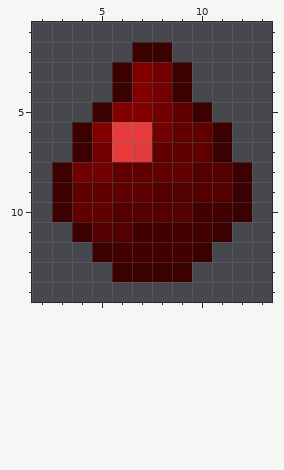
Pixel-art sprite, stored at pack.png. Above: the version before the commit.
The file is 16x16 pixels. Pixels under 10% opacity are left out. Colours within 5 levels of each other are drawn and written as one. Shown: x 2..13, y 1..14.
Once edited:
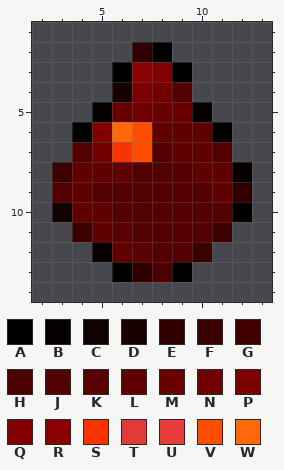
Palette (. is transparent): A #010100  B #070000  C #110101  D #1a0101  E #300000  F #3b0000  G #420000  H #4d0000  J #540000  K #5a0203  L #610000  M #670201  N #730000  P #7a0100  Q #820000  R #890100  S #f93400  T #e03a3a  U #e83c3c  V #ff4e03  W #ff690c
Changes in this commit:
Changed rows in their new state; - is an unchanged pixel.
first column x 3:
 2 ----EA----
 3 ---ARQA---
 4 ---DP-J---
 5 --BMNMMB--
 6 -A-WVL--A-
 7 -J-SVJ--J-
 8 -LL-JJJLLB
 9 J-JJJ---LE
10 C------JJA
11 --LKJJJJ--
12 --BLKJJ---
13 ---AEHA---
Where, in picture pixels (left, top, right, bottom), the same in both pictures:
changed: (52, 42, 252, 282)
